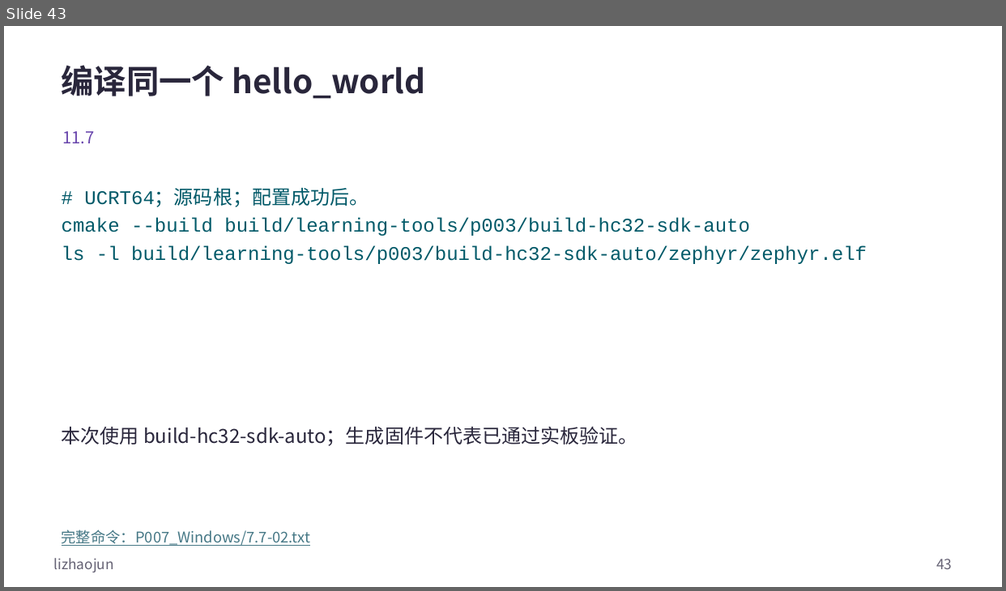
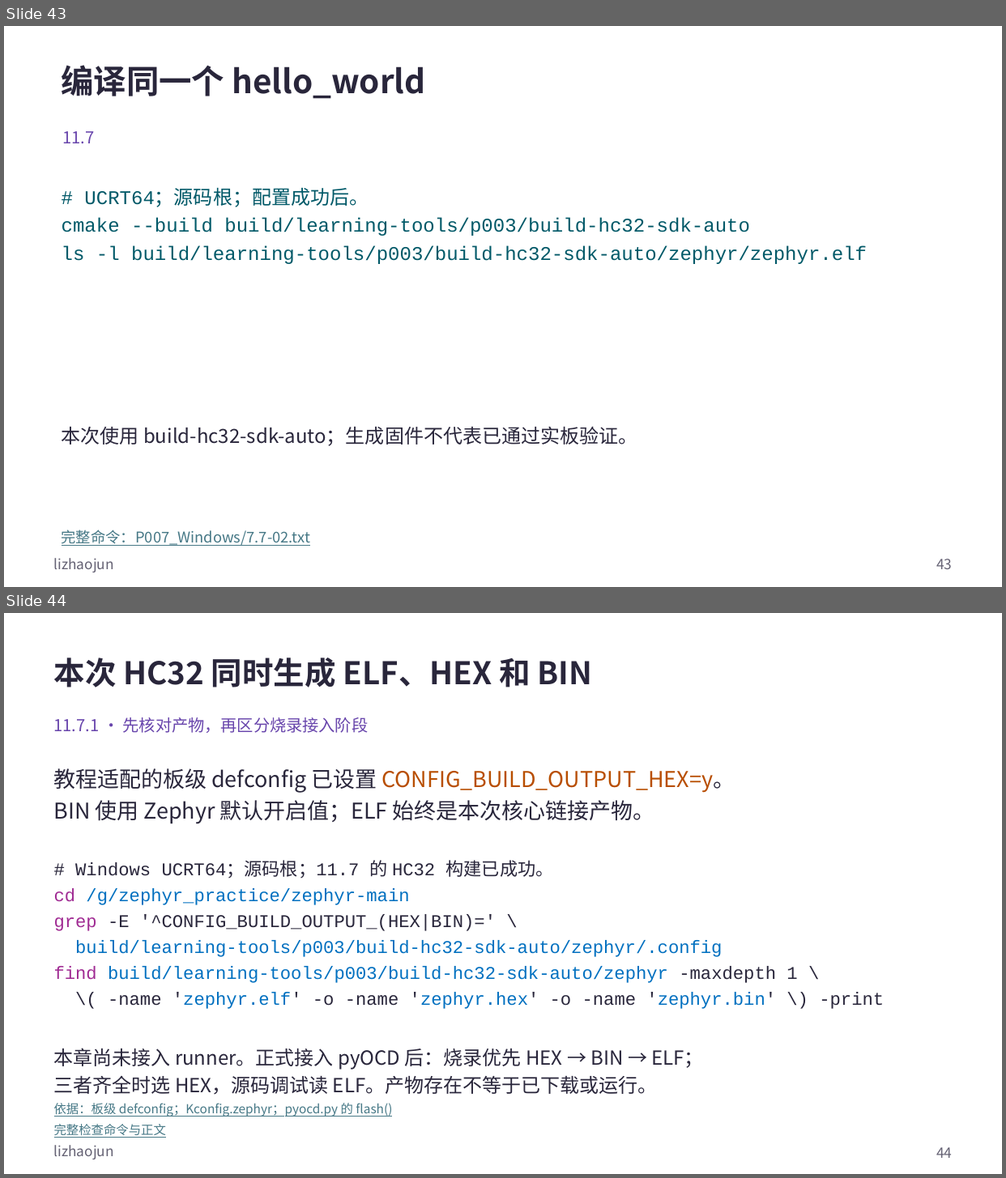
Before and after one commit to FormingSystem/zephyr_hc32f4a0, a slide deck: learning/P01_zephyr_make_project/slides/P011_编译示例与新增开发板_Windows.pptx. Shown one above the other, each under a label of ours: slide 43 before the commit, slides 43 and 44 after it. The pictures are 1006x591 and 1006x1178 pixels, drawn with LibreOffice and Linux fonts; fonts in the diff are those of the drawing. Boxes give left, top, right and bottom in pixels: in the first picture for what was removed or moved away, otherwise in the second. Text is boxed around its words. In the diff, an @@ line names an element or a change of style, - is before the commit and + after.

Commit message:
content(learning/build): 解释固件格式与HC32烧录选择
- 补充ELF链接产物与HEX、BIN派生配置的区别
- 说明HC32板配置和pyOCD格式选择，区分产物检查与烧录接入
- 同步P007、P011讲稿、Markdown、检查命令及开发说明

```diff
--- a/learning/P01_zephyr_make_project/slides/P011_编译示例与新增开发板_Windows.pptx
+++ b/learning/P01_zephyr_make_project/slides/P011_编译示例与新增开发板_Windows.pptx
@@ slide 44 added at (4,613,1002,1174), background #FFFFFF; not listed: 1 template element that a slide beside it also shows @@
@@ text added at (54,658,593,688), 30 pt, text #29263B, bold @@
+本次 HC32 同时生成 ELF、HEX 和 BIN
@@ text added at (54,717,368,733), 15.8 pt, text #6845AC @@
+11.7.1 · 先核对产物，再区分烧录接入阶段
@@ text added at (54,769,735,824), 21 pt, text #29263B @@
+教程适配的板级 defconfig 已设置 CONFIG_BUILD_OUTPUT_HEX=y。
+BIN 使用 Zephyr 默认开启值；ELF 始终是本次核心链接产物。
@@ text added at (54,860,884,1009), 17.2 pt, text #0070C0 @@
+# Windows UCRT64；源码根；11.7 的 HC32 构建已成功。
+cd /g/zephyr_practice/zephyr-main
+grep -E '^CONFIG_BUILD_OUTPUT_(HEX|BIN)=' \
+build/learning-tools/p003/build-hc32-sdk-auto/zephyr/.config
+find build/learning-tools/p003/build-hc32-sdk-auto/zephyr -maxdepth 1 \
+\( -name 'zephyr.elf' -o -name 'zephyr.hex' -o -name 'zephyr.bin' \) -print
@@ text added at (54,1048,704,1095), 18.8 pt, text #29263B @@
+本章尚未接入 runner。正式接入 pyOCD 后：烧录优先 HEX → BIN → ELF；
+三者齐全时选 HEX，源码调试读 ELF。产物存在不等于已下载或运行。
@@ text added at (54,1103,392,1117), 12 pt, text #467886, underline @@
+依据：板级 defconfig；Kconfig.zephyr；pyocd.py 的 flash()
@@ text added at (54,1124,166,1138), 12 pt, text #467886, underline @@
+完整检查命令与正文
@@ page number added at (936,1148,952,1158), 13.5 pt, text #646173 @@
+44
```
Also in this commit, not shown: 39 other files.
